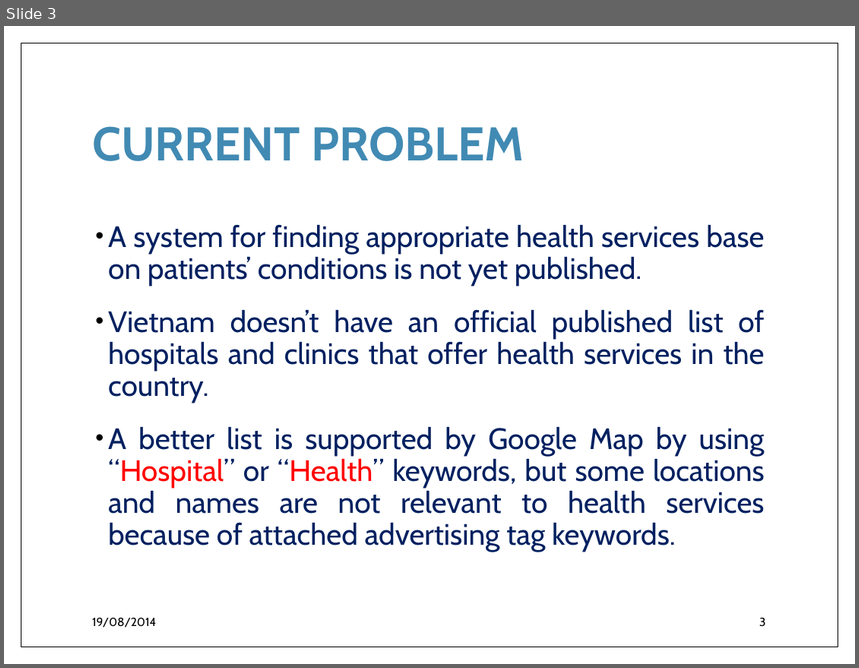
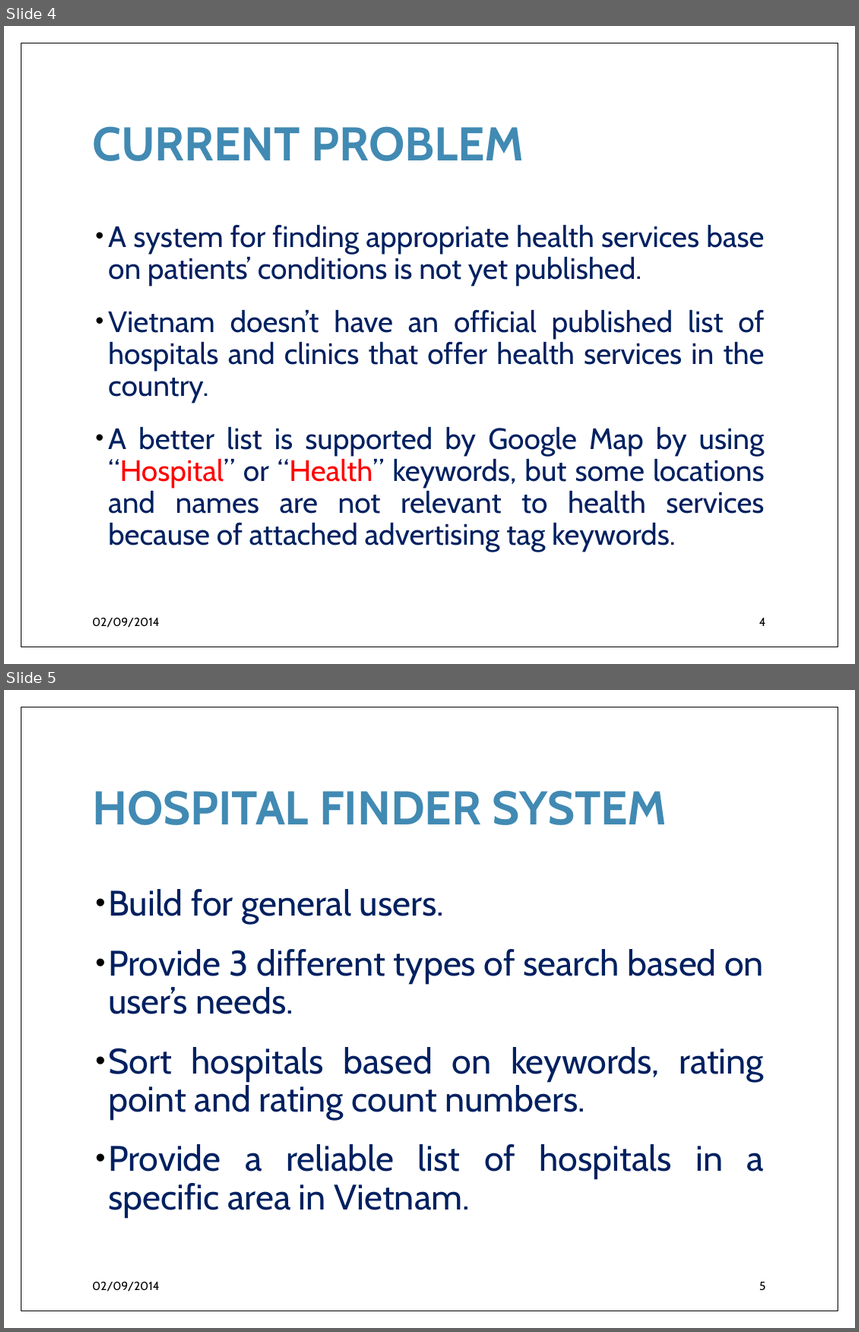
Before and after one commit to Princessgladys/hospital-finder, a slide deck: Hospital Finder.pptx. Shown one above the other, each under a label of ours: slide 3 before the commit, slides 4 and 5 after it. The pictures are 859x668 and 859x1332 pixels, drawn with LibreOffice and Linux fonts; fonts in the diff are those of the drawing; background and template pictures are left out. Boxes give left, top, right and bottom in pixels: in the first picture for what was removed or moved away, otherwise in the second. Text is boxed around its words. In the diff, an @@ line names an element or a change of style, - is before the commit and + after.

```diff
--- a/Hospital Finder.pptx
+++ b/Hospital Finder.pptx
@@ slide 5 added at <box>4,690,855,1328</box>, background #FFFFFF; not listed: 1 template element that a slide beside it also shows @@
@@ title added at <box>92,790,667,825</box>, 40 pt, text #418AB3, bold @@
+HOSPITAL FINDER SYSTEM
@@ text added at <box>108,889,765,1218</box>, 30 pt, text #002060 @@
+• Build for general users.
+• Provide 3 different types of search based on user’s needs.
+• Sort hospitals based on keywords, rating point and rating count numbers.
+• Provide a reliable list of hospitals in a specific area in Vietnam.
@@ text added at <box>92,1282,159,1292</box>, 10 pt, text #000000 @@
+02/09/2014
@@ page number added at <box>759,1282,766,1291</box>, 10 pt, text #000000 @@
+5
@@ what was slide 3 is now slide 4 @@
@@ slide 4 changed as well @@
@@ text at <box>92,618,159,628</box>: text changed @@
-19/08/2014
+02/09/2014
@@ page number at <box>759,618,766,626</box>: text changed @@
-3
+4
```
Also in this commit, not shown: 10 other slides changed, 5 other slides added.
